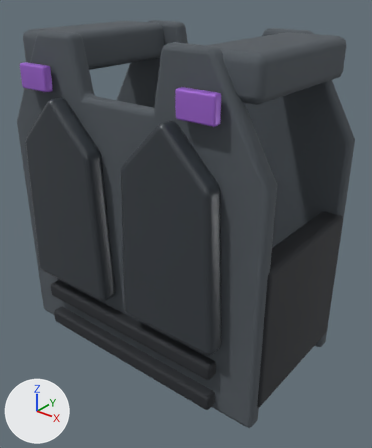
The glTF model phenotypes/operators/equipment/level1-drafts/models/T05.glb as it was, and as the next commit left it.
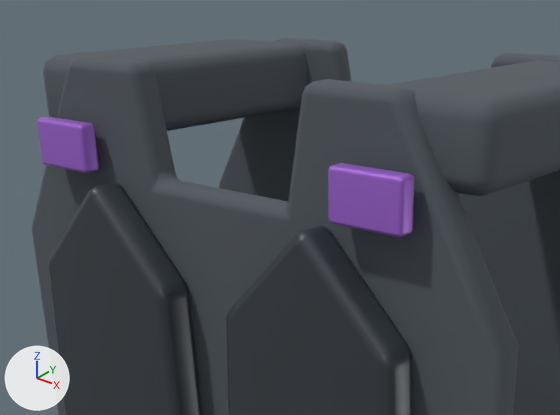
Old and new are each drawn whole from a 50 mm camera at (0.484, -0.582, 0.33) aimed at (0.018, 0.0, -0.031) and again close up on the part from 0% to 80% of the width and 0% to 50% of the height. The lights are fixed; the arrows at lower left show +X, +Y and +Z. The last two pictures show the newer version. Where no turn or scale is listed for an object, it has been applied to the vertices.

Names of what the first close-up shows: 'T05__Front_fabric_shell', 'T05__Rear_fabric_shell', 'T05__Segmented_chest', 'T05__Segmented_chest.001', 'T05__Shoulder_bridge', 'T05__Shoulder_bridge.001', 'T05__Shoulder_identity', 'T05__Shoulder_identity.001'.
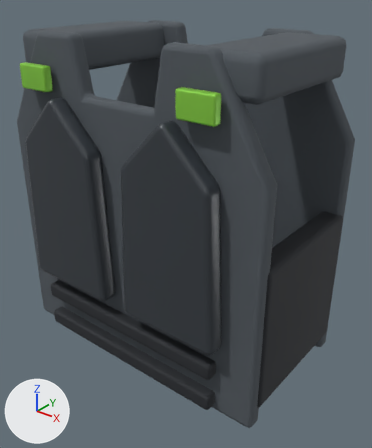
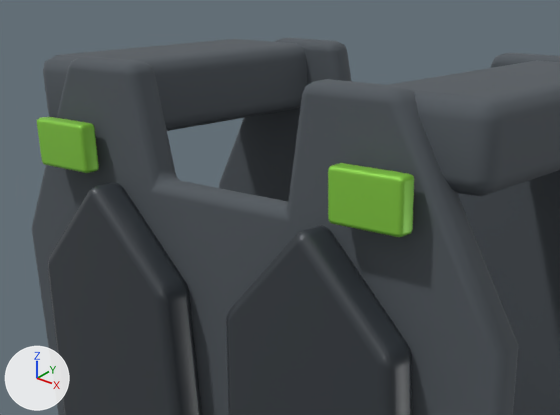
Diff of the bpy script that builds the scene:
```diff
--- a/phenotypes/operators/equipment/level1-drafts/models/T05.glb.py
+++ b/phenotypes/operators/equipment/level1-drafts/models/T05.glb.py
@@ mat_t_lime @@
+mat_t_lime = principled_material('T_Lime')
+mat_t_lime.base_color = (0.258, 0.651, 0.0612)  # green #8bd346
+mat_t_lime.metallic = 0.25
+mat_t_lime.roughness = 0.4
@@ me_cube_183 @@
 me_cube_183.from_pydata(...)  # 56 vertices, 108 faces; spans x -0.0275..0.0275, y -0.007..0.007, z -0.0175..0.0175
-me_cube_183.materials.append(mat_t_violet)  # purple #a469d7
+me_cube_183.materials.append(mat_t_lime)  # green #8bd346
@@ me_cube_185 @@
 me_cube_185.from_pydata(...)  # 56 vertices, 108 faces; spans x -0.0275..0.0275, y -0.007..0.007, z -0.0175..0.0175
-me_cube_185.materials.append(mat_t_violet)  # purple #a469d7
+me_cube_185.materials.append(mat_t_lime)  # green #8bd346
```

Location of each change, (x1, y1, x2, y2) in pixels of the close-ups (560 x 415 px):
'T05__Shoulder_identity.001', recoloured (purple to green): (328, 163, 414, 237) in both
'T05__Shoulder_identity', recoloured (purple to green): (37, 117, 99, 173) in both
